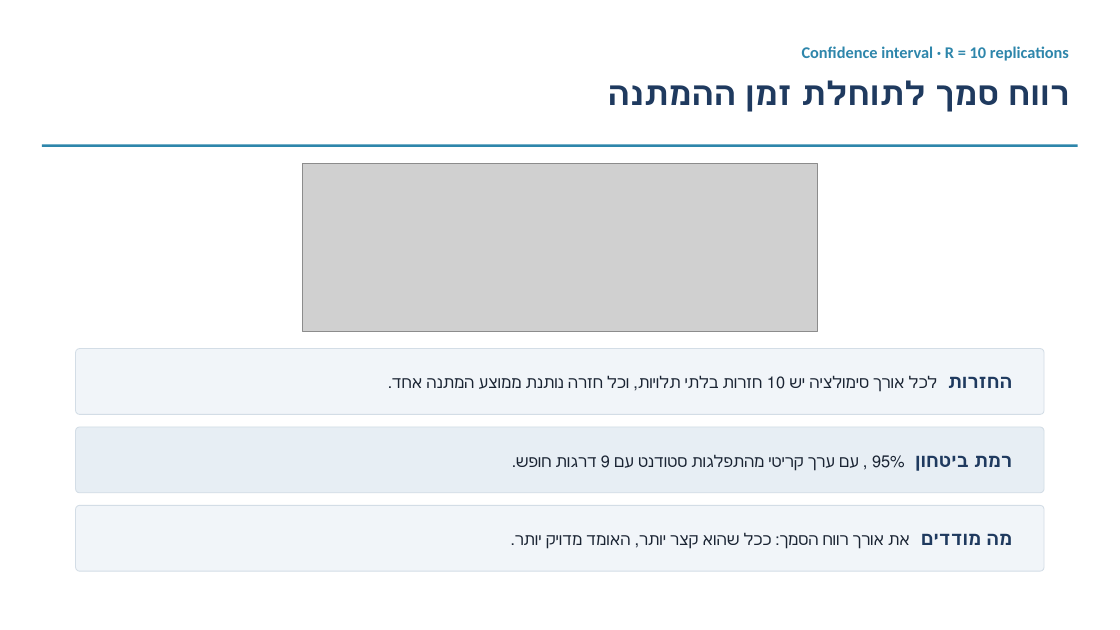
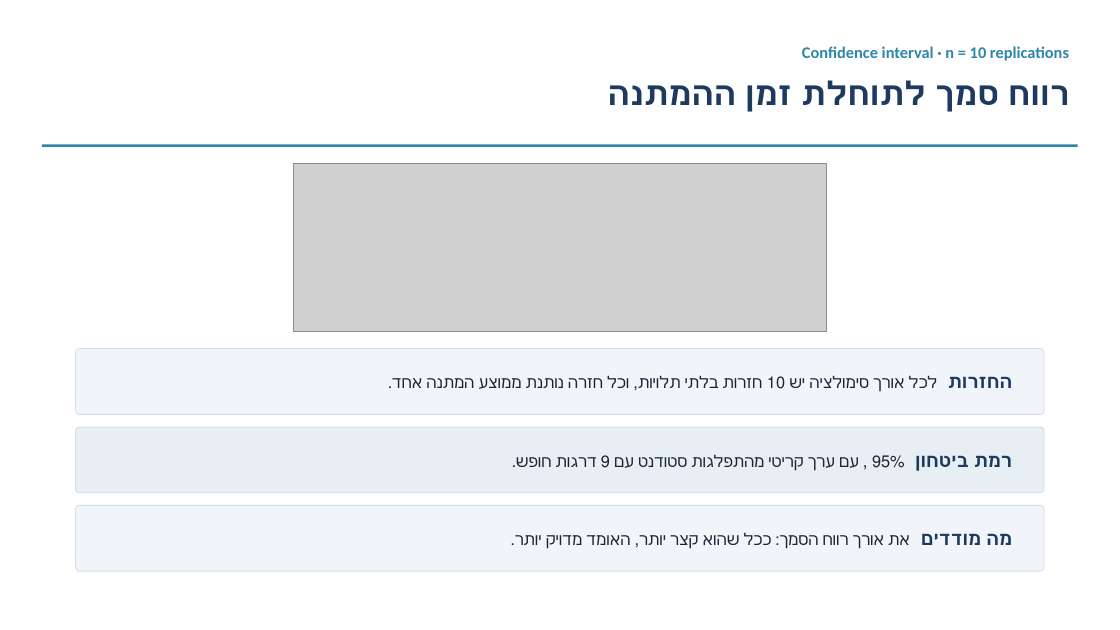
Before and after one commit to eliransher/sim_course, a slide deck: slide 19 of lectures/presentation/notebook_3_KPIs.pptx. Drawn at 1120x630 pixels with LibreOffice and Linux fonts; fonts in the diff are those of the drawing; grey boxes stand for pictures. Boxes give left, top, right and bottom in pixels: in the first picture for what was removed or moved away, otherwise in the second. Text is boxed around its words. In the diff, an @@ line names an element or a change of style, - is before the commit and + after.

```diff
--- a/lectures/presentation/notebook_3_KPIs.pptx
+++ b/lectures/presentation/notebook_3_KPIs.pptx
@@ text at bbox=[802, 46, 1069, 61]: text changed @@
-Confidence interval · R = 10 replications
+Confidence interval · n = 10 replications
@@ picture: place and size @@
-picture at bbox=[302, 164, 818, 332]
+picture at bbox=[294, 164, 827, 332]
```
Also in this commit, not shown: 3 other slides changed, 3 other files.
